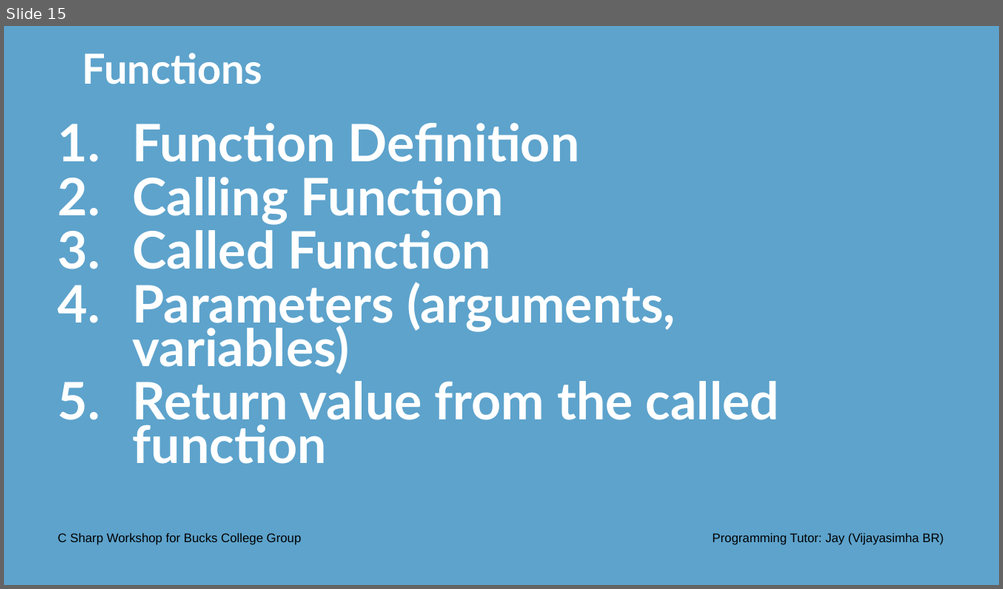
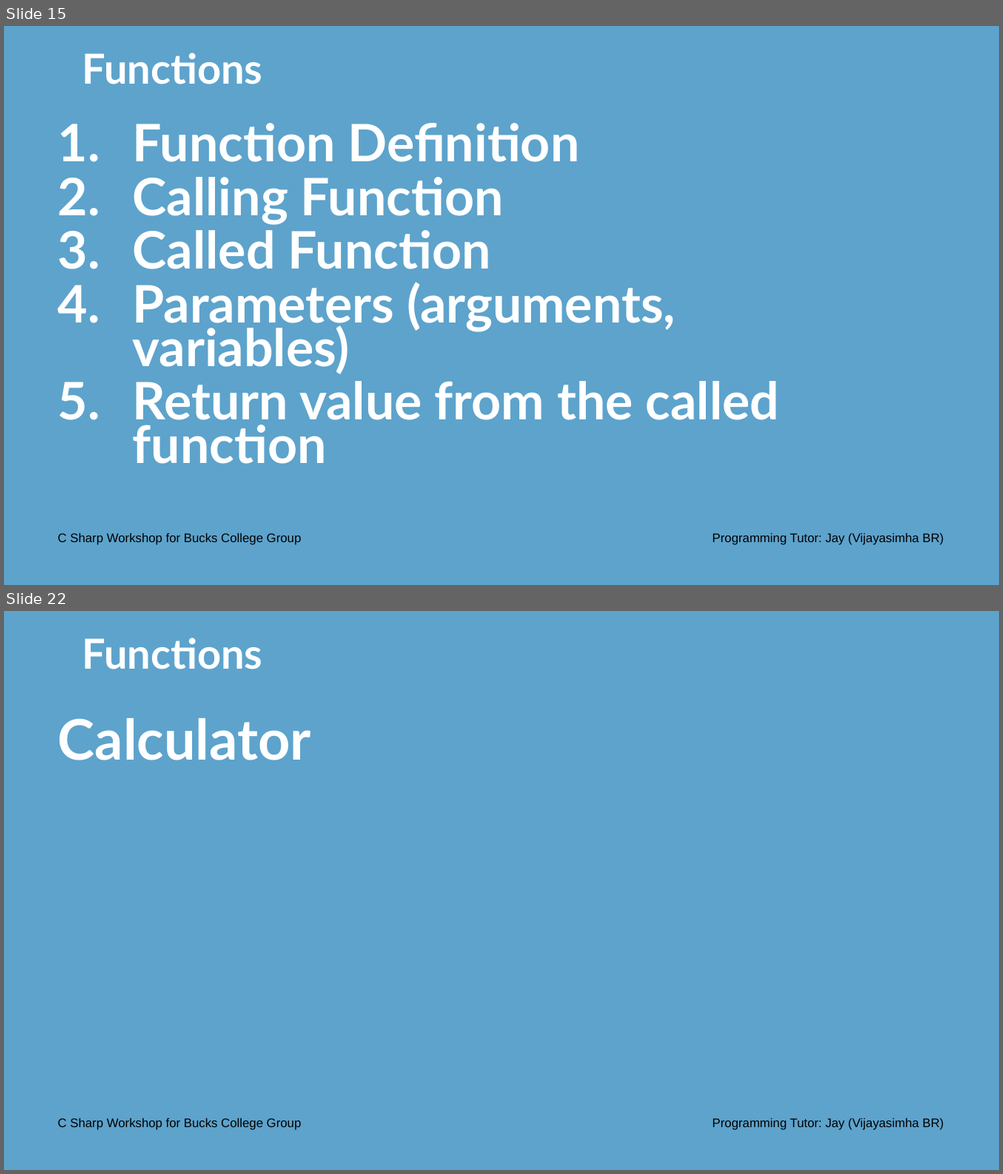
Before and after one commit to Jay-study-nildana/CSharpWorkShopforBucksCollegeGroup, a slide deck: PresentationPPTPDFS/Day 3 Onwards - C Sharp Workshop Bucks College Group.pptx. Shown one above the other, each under a label of ours: slide 15 before the commit, slides 15 and 22 after it; the slides between them are not shown. The pictures are 1003x589 and 1003x1174 pixels, drawn with LibreOffice and Linux fonts; fonts in the diff are those of the drawing; background and template pictures are left out. Boxes give left, top, right and bottom in pixels: in the first picture for what was removed or moved away, otherwise in the second. Text is boxed around its words. In the diff, an @@ line names an element or a change of style, - is before the commit and + after.

Commit message:
wrapped up Day 3
functions continued
building a simple calculator with functions

wrapping up

```diff
--- a/PresentationPPTPDFS/Day 3 Onwards - C Sharp Workshop Bucks College Group.pptx
+++ b/PresentationPPTPDFS/Day 3 Onwards - C Sharp Workshop Bucks College Group.pptx
@@ slide 22 added at (4,611,999,1170), background #5DA3CC @@
@@ title added at (82,638,262,669), 40 pt, text #FFFFFF, bold @@
+Functions
@@ text added at (58,718,311,760), 54 pt, text #FFFFFF, bold @@
+Calculator
@@ text added at (58,1119,301,1130), 12 pt, text #000000 @@
+C Sharp Workshop for Bucks College Group
@@ text added at (712,1119,944,1130), 12 pt, text #000000 @@
+Programming Tutor: Jay (Vijayasimha BR)
```
Also in this commit, not shown: 2 slides changed, 7 other slides added, 2 other files.
